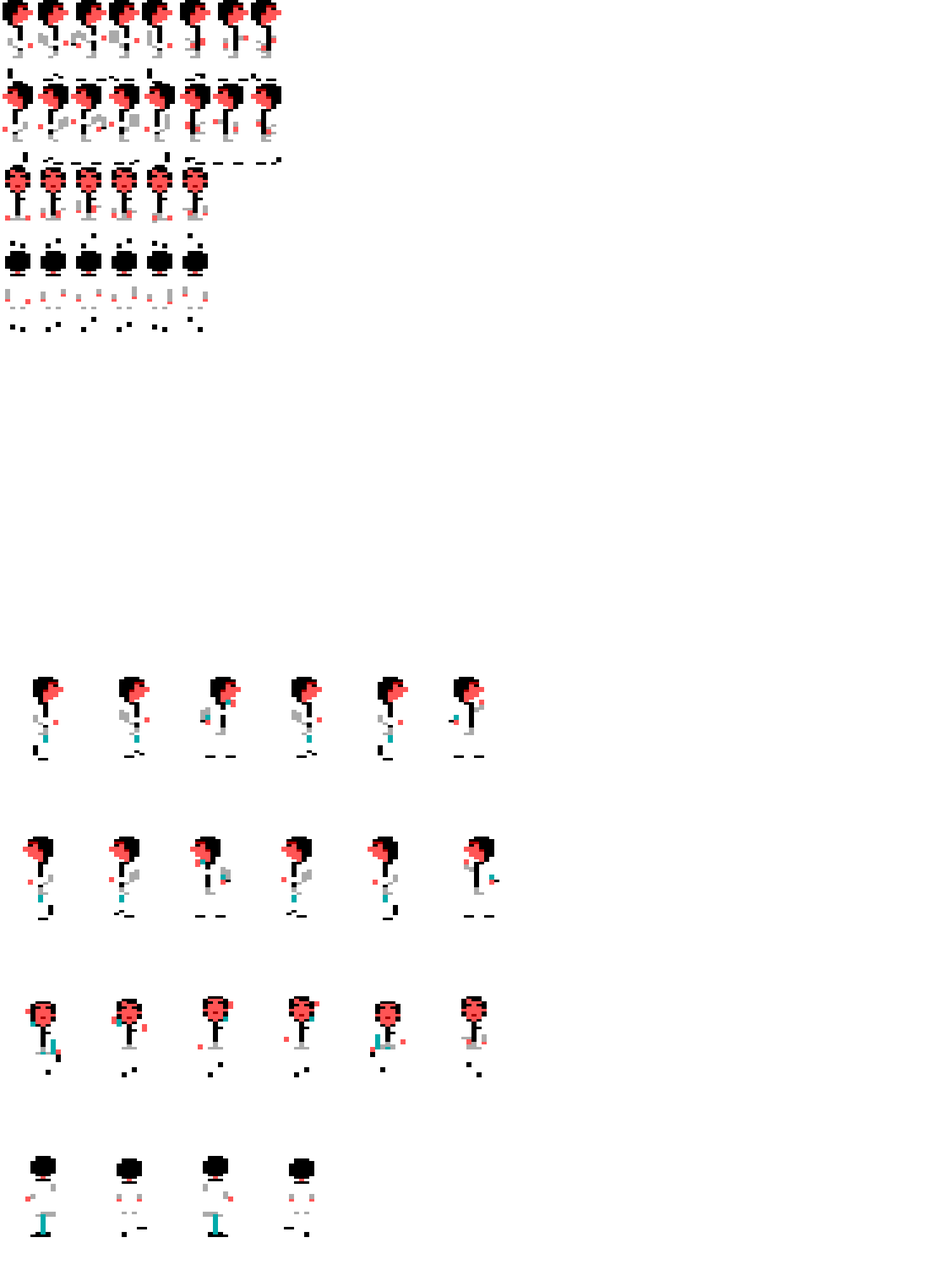
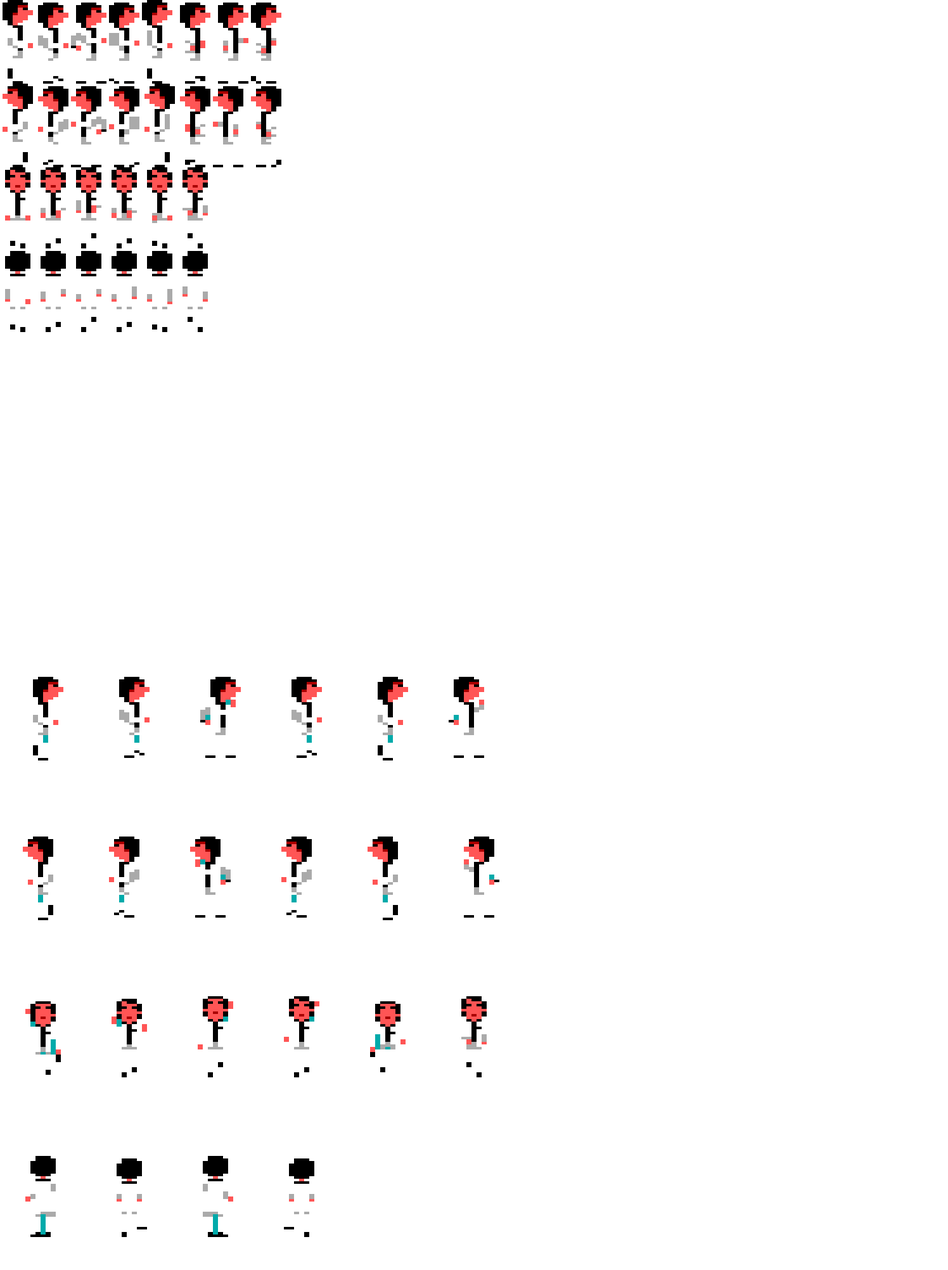
Layer changes from the first 948x1270 image to the second:
painted on "Layer 1" over [38, 0, 282, 168]
